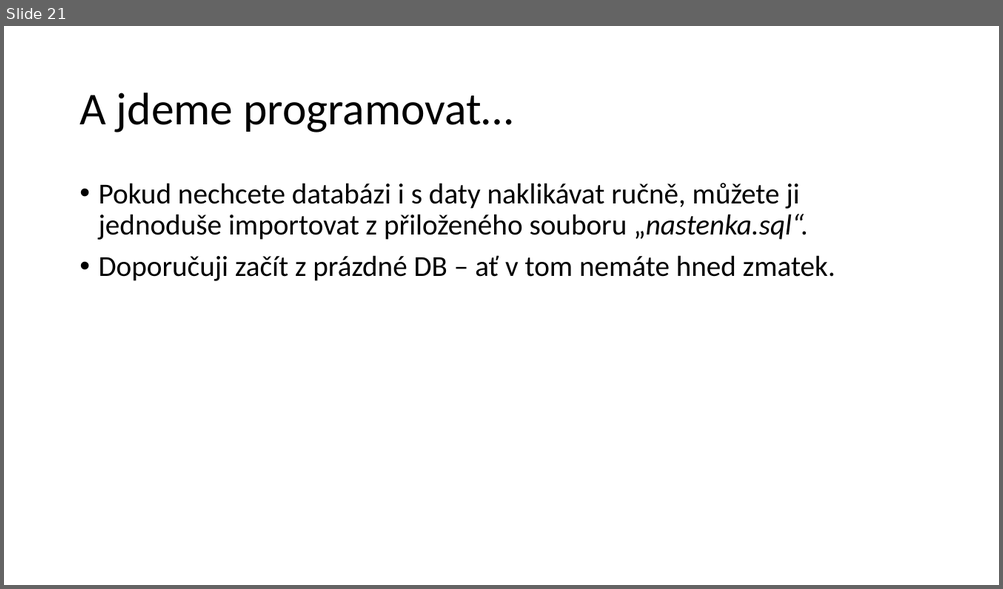
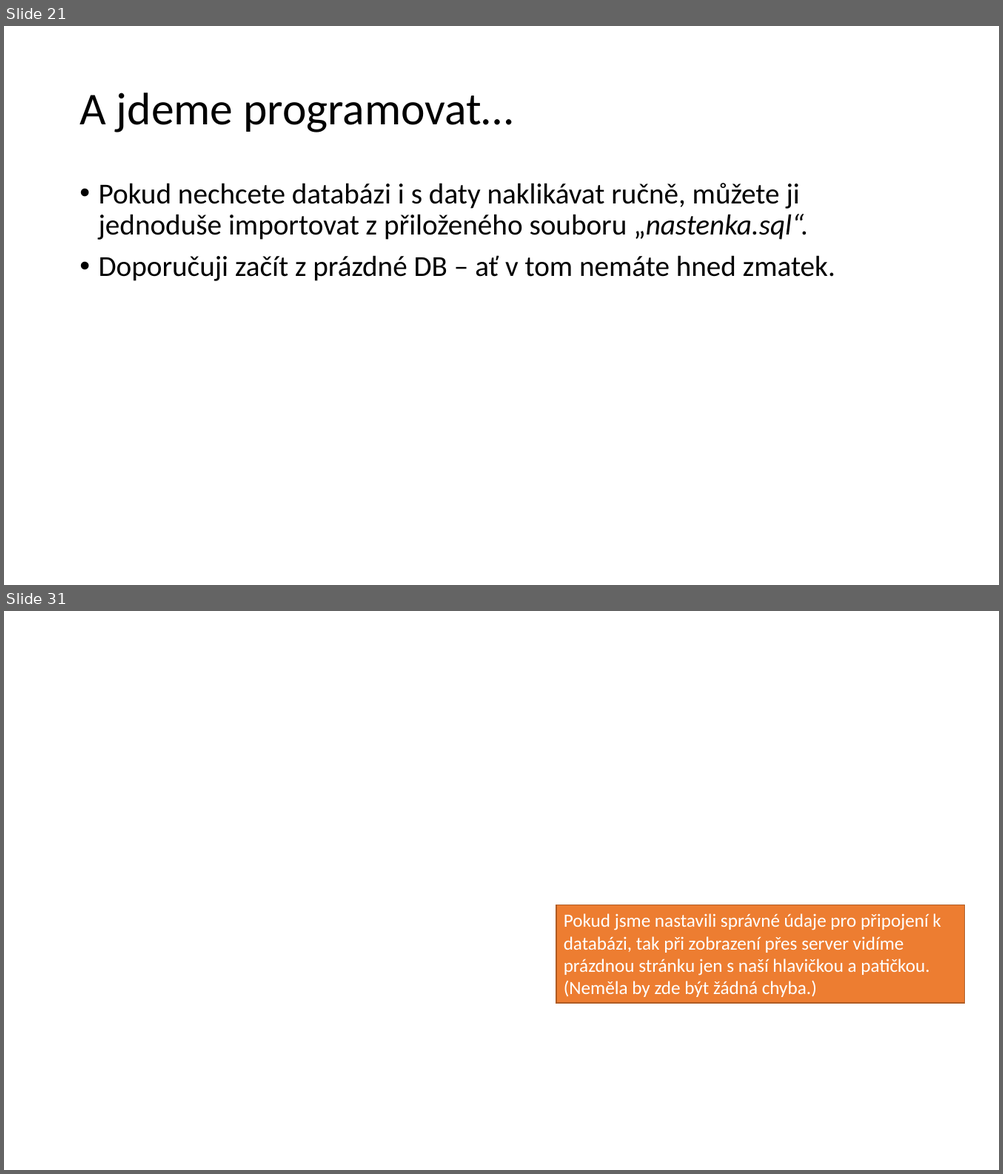
Before and after one commit to 4iz278/cviceni, a slide deck: 05-sql-databaze/05-aplikace-nastenka/prezentace-postup-vyvoje-nastenka.pptx. Shown one above the other, each under a label of ours: slide 21 before the commit, slides 21 and 31 after it; the slides between them are not shown. The pictures are 1003x589 and 1003x1174 pixels, drawn with LibreOffice and Linux fonts; fonts in the diff are those of the drawing; background and template pictures are left out. Boxes give left, top, right and bottom in pixels: in the first picture for what was removed or moved away, otherwise in the second. Text is boxed around its words. In the diff, an @@ line names an element or a change of style, - is before the commit and + after.

```diff
--- a/05-sql-databaze/05-aplikace-nastenka/prezentace-postup-vyvoje-nastenka.pptx
+++ b/05-sql-databaze/05-aplikace-nastenka/prezentace-postup-vyvoje-nastenka.pptx
@@ slide 31 added at [4,611,999,1170], background picture (left out) @@
@@ rectangle added at [556,906,965,1003], fill #ED7D31, outline #AF5C24 1 pt, 18 pt, text #FFFFFF @@
+Pokud jsme nastavili správné údaje pro připojení k databázi, tak při zobrazení přes server vidíme prázdnou stránku jen s naší hlavičkou a patičkou.
+(Neměla by zde být žádná chyba.)
```
Also in this commit, not shown: 21 other slides added.
